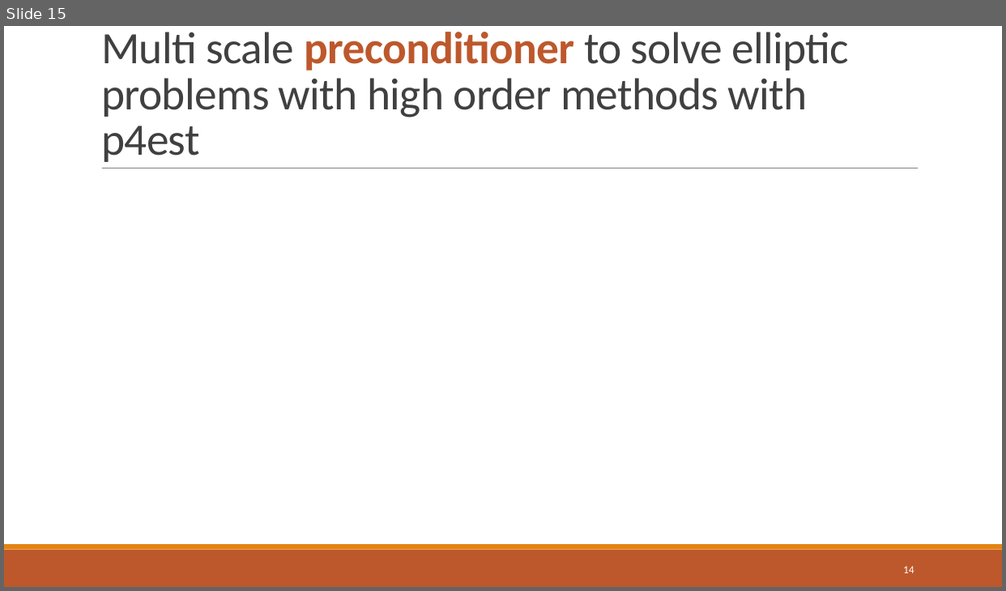
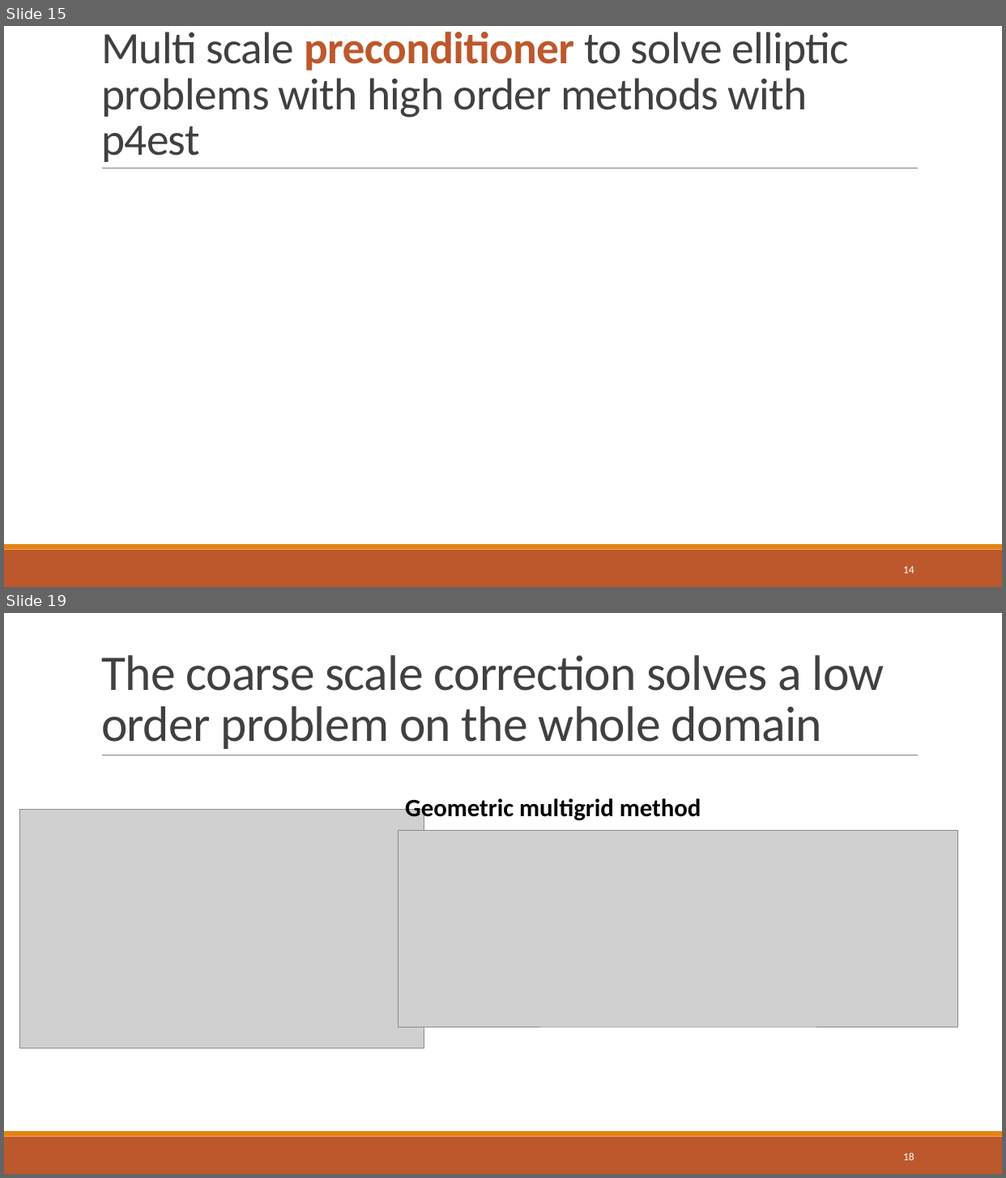
Before and after one commit to dweicker/pres, a slide deck: thesis.pptx. Shown one above the other, each under a label of ours: slide 15 before the commit, slides 15 and 19 after it; the slides between them are not shown. The pictures are 1006x591 and 1006x1178 pixels, drawn with LibreOffice and Linux fonts; fonts in the diff are those of the drawing; grey boxes stand for pictures. Boxes give left, top, right and bottom in pixels: in the first picture for what was removed or moved away, otherwise in the second. Text is boxed around its words. In the diff, an @@ line names an element or a change of style, - is before the commit and + after.

```diff
--- a/thesis.pptx
+++ b/thesis.pptx
@@ slide 19 added at <box>4,613,1002,1174</box>, background #FFFFFF; not listed: 3 template elements that a slide beside it also shows @@
@@ title added at <box>101,655,884,749</box>, 48 pt, text #404040 @@
+The coarse scale correction solves a low order problem on the whole domain
@@ text added at <box>405,798,701,823</box>, 24 pt, text #000000, bold @@
+Geometric multigrid method
@@ picture added at <box>19,809,424,1048</box> @@
@@ picture added at <box>398,831,958,1027</box> @@
@@ page number added at <box>903,1153,914,1161</box>, 10.5 pt, text #FFFFFF @@
+18
```
Also in this commit, not shown: 2 slides changed, 6 other slides added, 2 slides removed, 11 other files.
